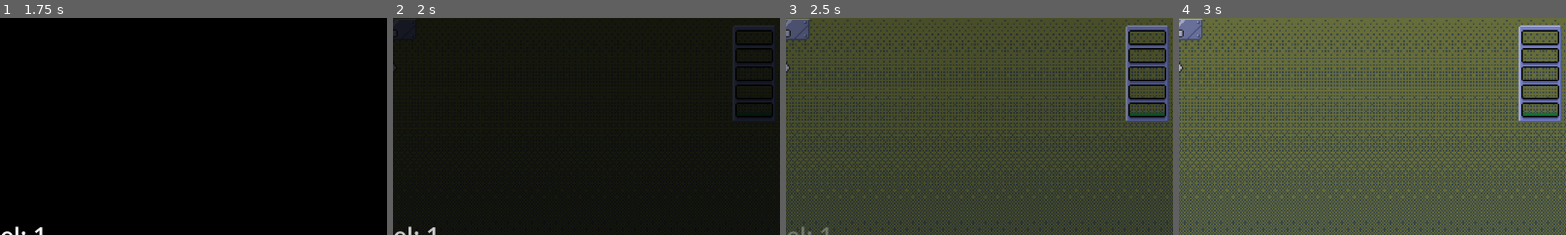
Above: before the commit, frames 1-4 (left to right).
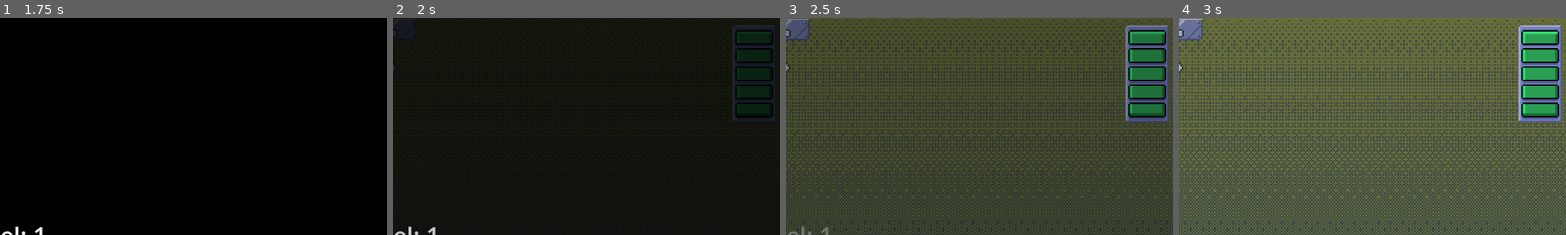
Above: after the commit, the same moments.

Repository: geuresti/mini_jam_214
Game: Godot game, scene res://Scenes/menu.tscn
Two runs of this game, one before a commit and one after it. Both use one fixed random seed, a clock stepped at 60 frames per second and the inputs below. The engine's default icon, where the game draws it, is replaced by a stand-in: a white triangle on a blue panel in a dark square.
Inputs (mouse positions are % of the whole screen's width and height, from its top left):
- Up to frame 1 (1.75 s): click (50, 57) at 0.5 s; move the mouse to (72, 45) at 1.27 s; hold D (right) from 1.28 s (still down); tap Space (activate) at 1.35 s
- Up to frame 2 (2 s): keep holding D (right)
- Up to frame 3 (2.5 s): move the mouse to (30, 55) at 2.02 s; release D (right) at 2.03 s; hold Down (ui_down) from 2.03 s (still down); tap Space (activate) at 2.1 s
- Up to frame 4 (3 s): move the mouse to (60, 28) at 2.77 s; release Down (ui_down) at 2.78 s; hold D (right) from 2.78 s (still down); tap Space (activate) at 2.85 s
The pictures show only the part of the screen within x 50-99%, y 0-50%; the shares and areas given below are measured in that part.

Frame 1 is identical in both runs. In frame 2, less than 0.1% of the frame differs, in the area x 88-98%, y 7-44%; in frame 3, 2.4%; in frame 4, 2.5%, in the area x 88-98%, y 6-45%.

Commit message:
Small Fix
Removed testing code

Diff:
--- a/Scripts/globals.gd
+++ b/Scripts/globals.gd
@@ -15,7 +15,7 @@
 # The currently held item
 var grabbed_item : RigidBody2D
 
-var max_energy = 10
+var max_energy = 100
 var energy
 var drain_rate = 1.0
 var GRAB_ENERGY_COST = -8
